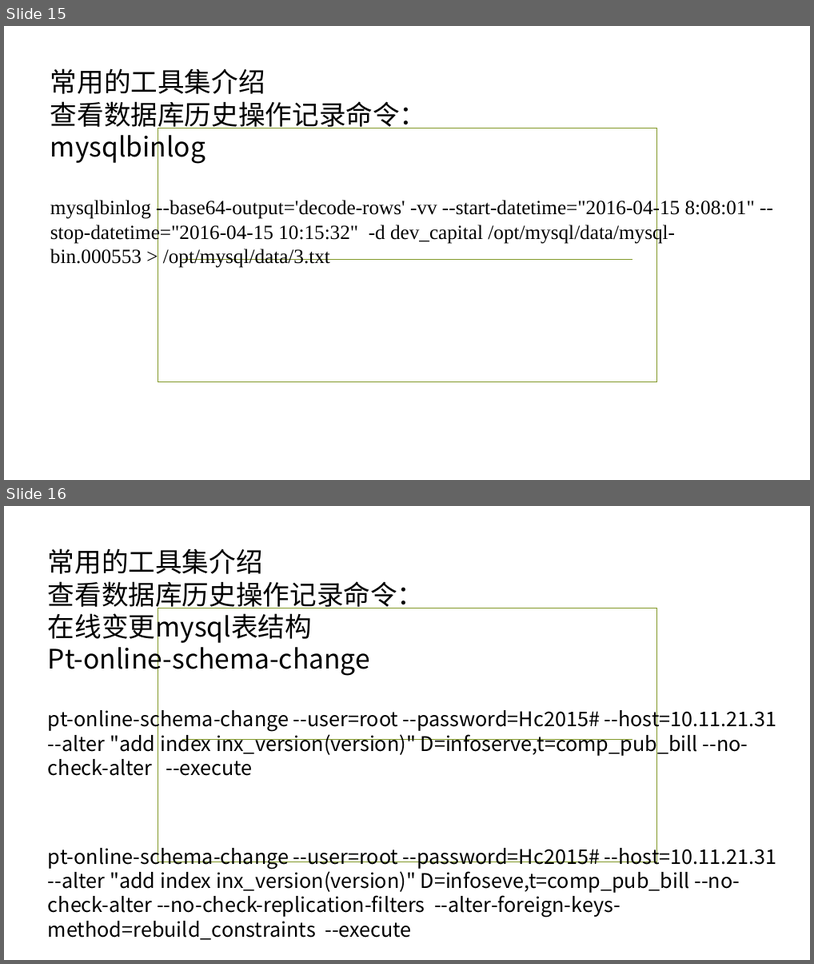
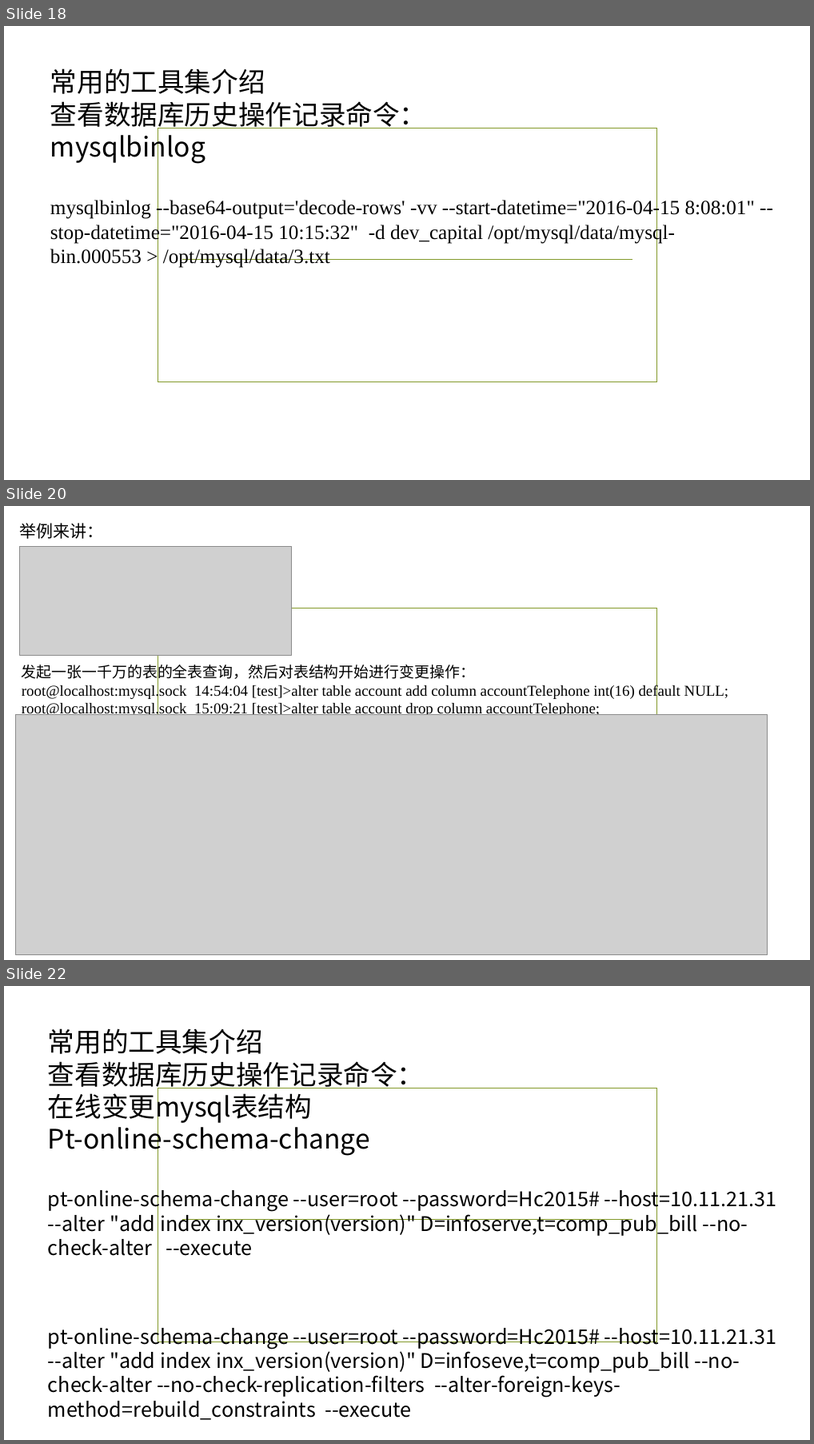
Before and after one commit to ronghuaihai/sharefiles, a slide deck: 数据库演示.pptx. Shown one above the other, each under a label of ours: slides 15 and 16 before the commit, slides 18, 20 and 22 after it; the slides between them are not shown. The pictures are 814x964 and 814x1444 pixels, drawn with LibreOffice and Linux fonts; fonts in the diff are those of the drawing; grey boxes stand for pictures; background and template pictures are left out. Boxes give left, top, right and bottom in pixels: in the first picture for what was removed or moved away, otherwise in the second. Text is boxed around its words. In the diff, an @@ line names an element or a change of style, - is before the commit and + after.

```diff
--- a/数据库演示.pptx
+++ b/数据库演示.pptx
@@ slide 20 added at [4, 506, 810, 960], background picture (left out); not listed: 1 template element that a slide beside it also shows @@
@@ text added at [20, 523, 104, 539], 20 pt, text #000000 @@
+举例来讲：
@@ picture added at [20, 547, 291, 656] @@
@@ text added at [22, 662, 730, 715], 18 pt, text #000000 @@
+发起一张一千万的表的全表查询，然后对表结构开始进行变更操作：
+root@localhost:mysql.sock 14:54:04 [test]>alter table account add column accountTelephone int(16) default NULL;
+root@localhost:mysql.sock 15:09:21 [test]>alter table account drop column accountTelephone;
@@ picture added at [15, 715, 767, 955] @@
@@ what was slide 15 is now slide 18 @@
@@ what was slide 16 is now slide 22 @@
```
Also in this commit, not shown: 1 slide changed, 7 other slides added, 2 other files.
